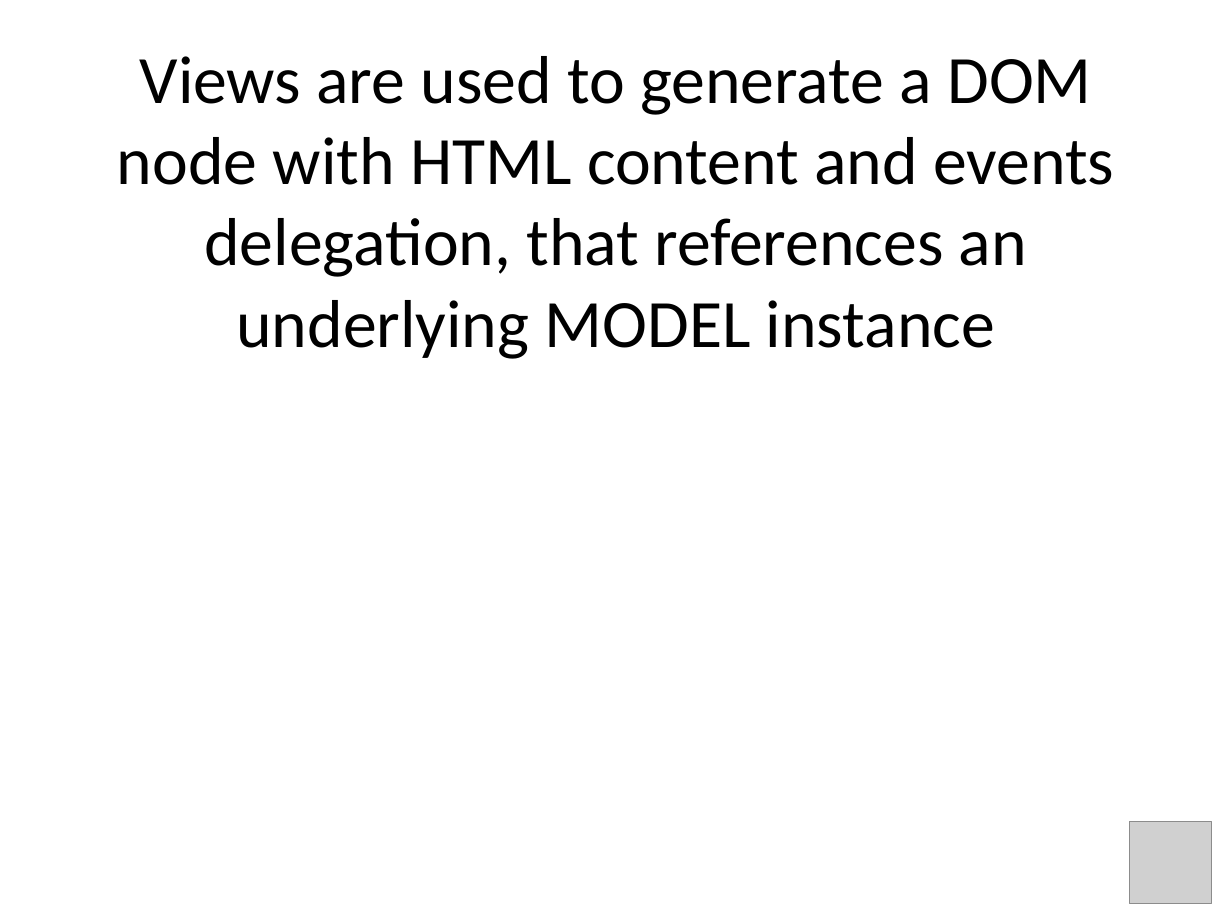
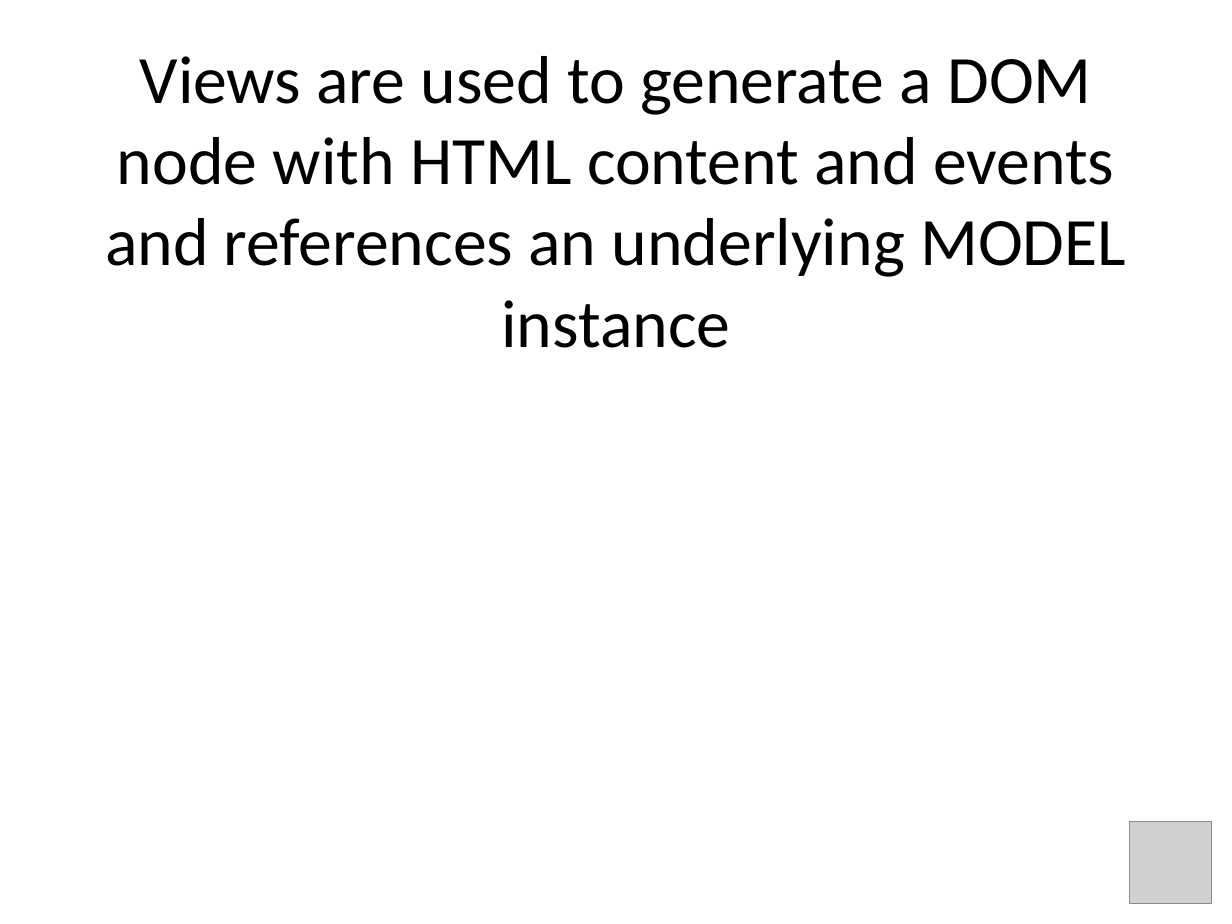
Before and after one commit to jkoynok/TechFest.BackBone, a slide deck: slide 11 of TechFest.Backbone/tf.backbone.pptx. Drawn at 1232x924 pixels with LibreOffice and Linux fonts; fonts in the diff are those of the drawing; grey boxes stand for pictures. Boxes give left, top, right and bottom in pixels: in the first picture for what was removed or moved away, otherwise in the second. Text is boxed around its words. In the diff, an @@ line names an element or a change of style, - is before the commit and + after.

```diff
--- a/TechFest.Backbone/tf.backbone.pptx
+++ b/TechFest.Backbone/tf.backbone.pptx
@@ title at (105, 56, 1126, 348): text changed @@
-Views are used to generate a DOM node with HTML content and events delegation, that references an underlying MODEL instance
+Views are used to generate a DOM node with HTML content and events and references an underlying MODEL instance
```
Also in this commit, not shown: 5 other slides changed, 1 slide added, 1 slide removed, 4 other files.
